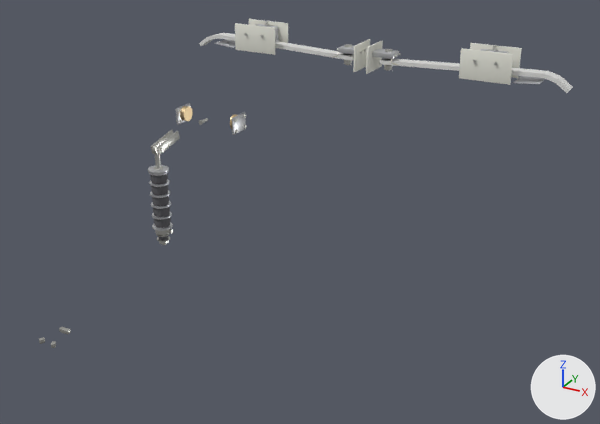
The glTF model models/da40/da40-gear.glb as it was, and as the next commit left it.
One viewpoint serves both versions: a camera (50 mm lens) standing at (1.527, -3.083, 1.605) and looking at (0.199, -0.669, 0.398). Arrows for +X, +Y and +Z are at lower right; the lights stay in place. The first picture is the older version. Where no turn or scale is listed for an object, it has been applied to the vertices.

The older version as bpy lines, for what is in view:
```python
me_main_gear_leaf_spring_inboard_part_rh = bpy.data.meshes.new('Main gear leaf spring inboard part RH')
me_main_gear_leaf_spring_inboard_part_rh.from_pydata(...)  # 104 vertices, 200 faces; spans x -0.418..0.418, y -0.032..0.032, z -0.033..0.033
me_main_gear_leaf_spring_inboard_part_rh.materials.append(mat_da40_main_gear_leaf_spring__steel__painted)  # white #efefec
me_nose_gear_elastomer_pack_upper_end_cap = bpy.data.meshes.new('Nose gear elastomer pack upper end cap')
me_nose_gear_elastomer_pack_upper_end_cap.from_pydata(...)  # 160 vertices, 320 faces; spans x -0.03..0.03, y -0.03..0.03, z -0.003..0.003
me_nose_gear_elastomer_pack_upper_end_cap.materials.append(mat_da40_gear_mounting_block__aluminium)  # light grey #dadbde
me_nose_wheel_fork_castor_stops = bpy.data.meshes.new('Nose wheel fork castor stops')
me_nose_wheel_fork_castor_stops.from_pydata(...)  # 168 vertices, 324 faces; spans x -0.0272..0.0272, y -0.0383..0.0383, z -0.007..0.007
me_nose_wheel_fork_castor_stops.materials.append(mat_da40_gear_bolts__cadmium_plated_steel)  # light grey #d4d4ce
ob_main_gear_leaf_spring_inboard_part_rh = bpy.data.objects.new('Main gear leaf spring inboard part RH', me_main_gear_leaf_spring_inboard_part_rh)
ob_main_gear_leaf_spring_inboard_part_rh.location = (-0.487, 0.327, 0.729)
ob_nose_gear_elastomer_pack_upper_end_cap = bpy.data.objects.new('Nose gear elastomer pack upper end cap', me_nose_gear_elastomer_pack_upper_end_cap)
ob_nose_gear_elastomer_pack_upper_end_cap.location = (0.078, -1.3, 0.749)
ob_nose_wheel_fork_castor_stops = bpy.data.objects.new('Nose wheel fork castor stops', me_nose_wheel_fork_castor_stops)
ob_nose_wheel_fork_castor_stops.location = (0.078, -1.764, 0.439)
# also in view: 'Main gear ribs RH' at (-0.56, 0.331, 0.772); 'Main gear leaf spring inboard part LH' at (0.487, 0.327, 0.729); 'Main gear ribs LH' at (0.56, 0.331, 0.772)
```
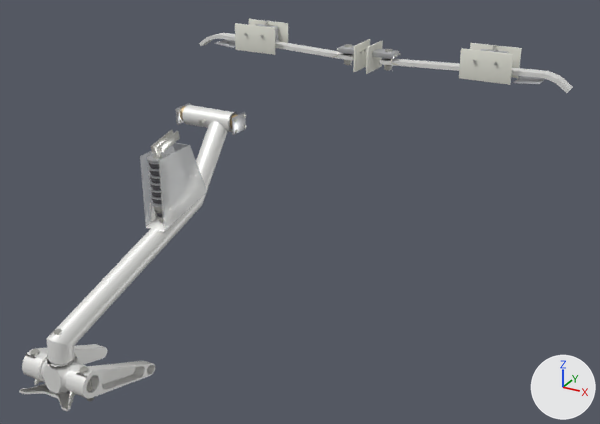
Where the newer file only moved an object's origin or applied its transform, the numbers keep the older frame.

What changed in the scene script:
```text
Change ob_nose_gear_elastomer_pack_upper_end_cap:
    ob_nose_gear_elastomer_pack_upper_end_cap.location: (0.078, -1.3, 0.749) -> (0.078, -1.3, 0.783)
Remove ob_nose_wheel_fork_castor_stops:
    ob_nose_wheel_fork_castor_stops = bpy.data.objects.new('Nose wheel fork castor stops', me_nose_wheel_fork_castor_stops)
Add ob_nose_wheel_fork_pivot_nut:
    ob_nose_wheel_fork_pivot_nut = bpy.data.objects.new('Nose wheel fork pivot nut', me_nose_wheel_fork_pivot_nut)  # 212 vertices, 432 faces; spans x -0.017..0.017, y -0.017..0.017, z -0.0116..0.0116; in mat_da40_gear_bolts__cadmium_plated_steel (light grey #d4d4ce)
    ob_nose_wheel_fork_pivot_nut.location = (0.078, -1.757, 0.226)
Add ob_nose_wheel_fork_pivot_bolt:
    ob_nose_wheel_fork_pivot_bolt = bpy.data.objects.new('Nose wheel fork pivot bolt', me_nose_wheel_fork_pivot_bolt)  # 116 vertices, 224 faces; spans x -0.017..0.017, y -0.017..0.017, z -0.122..0.122; in mat_da40_gear_bolts__cadmium_plated_steel (light grey #d4d4ce)
    ob_nose_wheel_fork_pivot_bolt.location = (0.078, -1.757, 0.33)
Add ob_nose_wheel_fork_crown__pivot_boss:
    ob_nose_wheel_fork_crown__pivot_boss = bpy.data.objects.new('Nose wheel fork crown (pivot boss)', me_nose_wheel_fork_crown__pivot_boss)  # 306 vertices, 568 faces; spans x -0.0484..0.0484, y -0.0404..0.0404, z -0.0431..0.0431; in mat_da40_nose_gear_tube__steel__painted (white #ececea)
    ob_nose_wheel_fork_crown__pivot_boss.location = (0.079, -1.761, 0.326)
Add ob_nose_wheel_fork_clamp_bolts:
    ob_nose_wheel_fork_clamp_bolts = bpy.data.objects.new('Nose wheel fork clamp bolts', me_nose_wheel_fork_clamp_bolts)  # 500 vertices, 992 faces; spans x -0.098..0.098, y -0.016..0.016, z -0.052..0.052; in mat_da40_gear_bolts__cadmium_plated_steel (light grey #d4d4ce)
    ob_nose_wheel_fork_clamp_bolts.location = (0.079, -1.762, 0.319)
Add ob_nose_wheel_fork:
    ob_nose_wheel_fork = bpy.data.objects.new('Nose wheel fork', me_nose_wheel_fork)  # 376 vertices, 750 faces; spans x -0.107..0.107, y -0.144..0.144, z -0.075..0.075; in mat_da40_nose_gear_tube__steel__painted (white #ececea)
    ob_nose_wheel_fork.location = (0.078, -1.655, 0.288)
Add ob_nose_wheel_castor_stop_plate_bolts:
    ob_nose_wheel_castor_stop_plate_bolts = bpy.data.objects.new('Nose wheel castor stop plate bolts', me_nose_wheel_castor_stop_plate_bolts)  # 240 vertices, 408 faces; spans x -0.0718..0.0718, y -0.012..0.012, z -0.0116..0.0116; in mat_da40_gear_bolts__cadmium_plated_steel (light grey #d4d4ce)
    ob_nose_wheel_castor_stop_plate_bolts.location = (0.079, -1.794, 0.301)
Add ob_nose_wheel_castor_stop_plate:
    ob_nose_wheel_castor_stop_plate = bpy.data.objects.new('Nose wheel castor stop plate', me_nose_wheel_castor_stop_plate)  # 54 vertices, 104 faces; spans x -0.084..0.084, y -0.057..0.057, z -0.008..0.008; in mat_da40_nose_gear_tube__steel__painted (white #ececea)
    ob_nose_wheel_castor_stop_plate.location = (0.079, -1.782, 0.282)
Add ob_nose_gear_leg__welded_steel_tube:
    ob_nose_gear_leg__welded_steel_tube = bpy.data.objects.new('Nose gear leg (welded steel tube)', me_nose_gear_leg__welded_steel_tube)  # 200 vertices, 338 faces; spans x -0.088..0.088, y -0.427..0.427, z -0.283..0.283; in mat_da40_nose_gear_tube__steel__painted (white #ececea)
    ob_nose_gear_leg__welded_steel_tube.location = (0.038, -1.367, 0.556)
Add ob_nose_gear_elastomer_pack_bracket_saddle:
    ob_nose_gear_elastomer_pack_bracket_saddle = bpy.data.objects.new('Nose gear elastomer pack bracket saddle', me_nose_gear_elastomer_pack_bracket_saddle)  # 168 vertices, 324 faces; spans x -0.0345..0.0345, y -0.0409..0.0409, z -0.0355..0.0355; in mat_da40_nose_gear_tube__steel__painted (white #ececea)
    ob_nose_gear_elastomer_pack_bracket_saddle.location = (0.078, -1.296, 0.605)
Add ob_nose_gear_elastomer_pack_bracket:
    ob_nose_gear_elastomer_pack_bracket = bpy.data.objects.new('Nose gear elastomer pack bracket', me_nose_gear_elastomer_pack_bracket)  # 20 vertices, 36 faces; spans x -0.035..0.035, y -0.113..0.113, z -0.111..0.111; in mat_da40_nose_gear_bracket_plate__steel__shown_translucent (white #e7e8e7)
    ob_nose_gear_elastomer_pack_bracket.location = (0.078, -1.223, 0.684)
Add ob_nose_gear_elastomer_element_6:
    ob_nose_gear_elastomer_element_6 = bpy.data.objects.new('Nose gear elastomer element 6', me_nose_gear_elastomer_element_6)  # 160 vertices, 320 faces; spans x -0.0255..0.0255, y -0.0255..0.0255, z -0.0087..0.0087; in mat_da40_nose_gear_elastomer_element (dark grey #59595d)
    ob_nose_gear_elastomer_element_6.location = (0.078, -1.3, 0.767)
```

Location of each change, (x1, y1, x2, y2) in pixels of the pictures (600 x 424 px):
'Nose gear leg (welded steel tube)', added: after (47, 105, 238, 365)
'Nose gear elastomer pack bracket', added: after (140, 142, 208, 232)
'Nose wheel fork', added: after (22, 344, 155, 399)
'Nose wheel fork crown (pivot boss)', added: after (40, 354, 80, 394)
'Nose wheel castor stop plate', added: after (19, 384, 75, 411)
'Nose gear elastomer pack bracket saddle', added: after (146, 203, 174, 233)
'Nose gear elastomer pack upper end cap', moved: before (148, 165, 169, 174); after (147, 154, 167, 162)
'Nose wheel fork clamp bolts', added: after (30, 349, 94, 401)
'Nose wheel fork castor stops', deleted: before (39, 327, 71, 348)
'Nose wheel castor stop plate bolts', added: after (34, 378, 76, 399)
'Nose gear elastomer element 6', added: after (149, 163, 159, 169)
'Nose wheel fork pivot bolt', added: after (51, 329, 62, 335)
'Nose wheel fork pivot nut', added (mostly hidden): after (69, 399, 73, 406)
